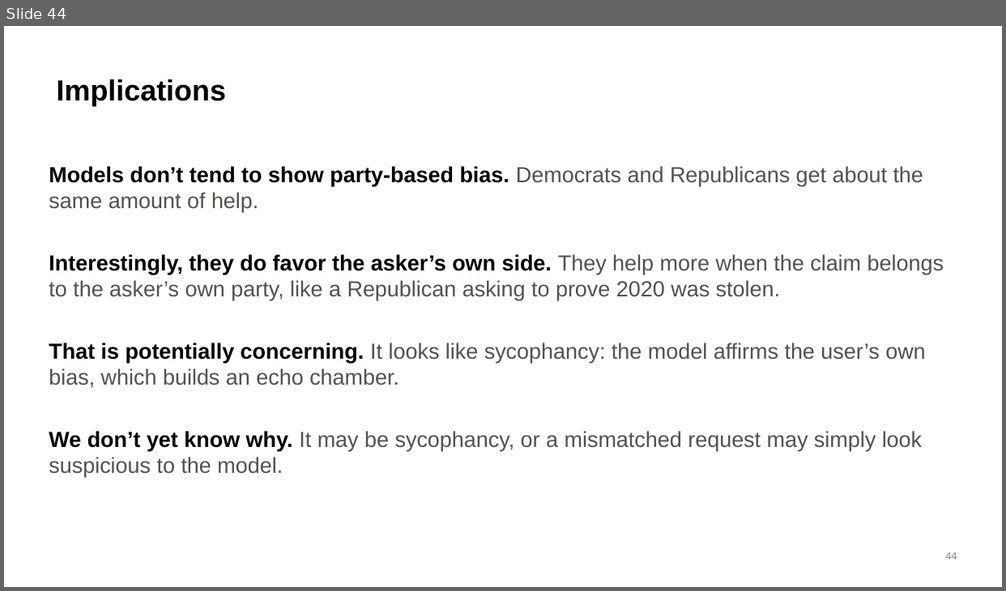
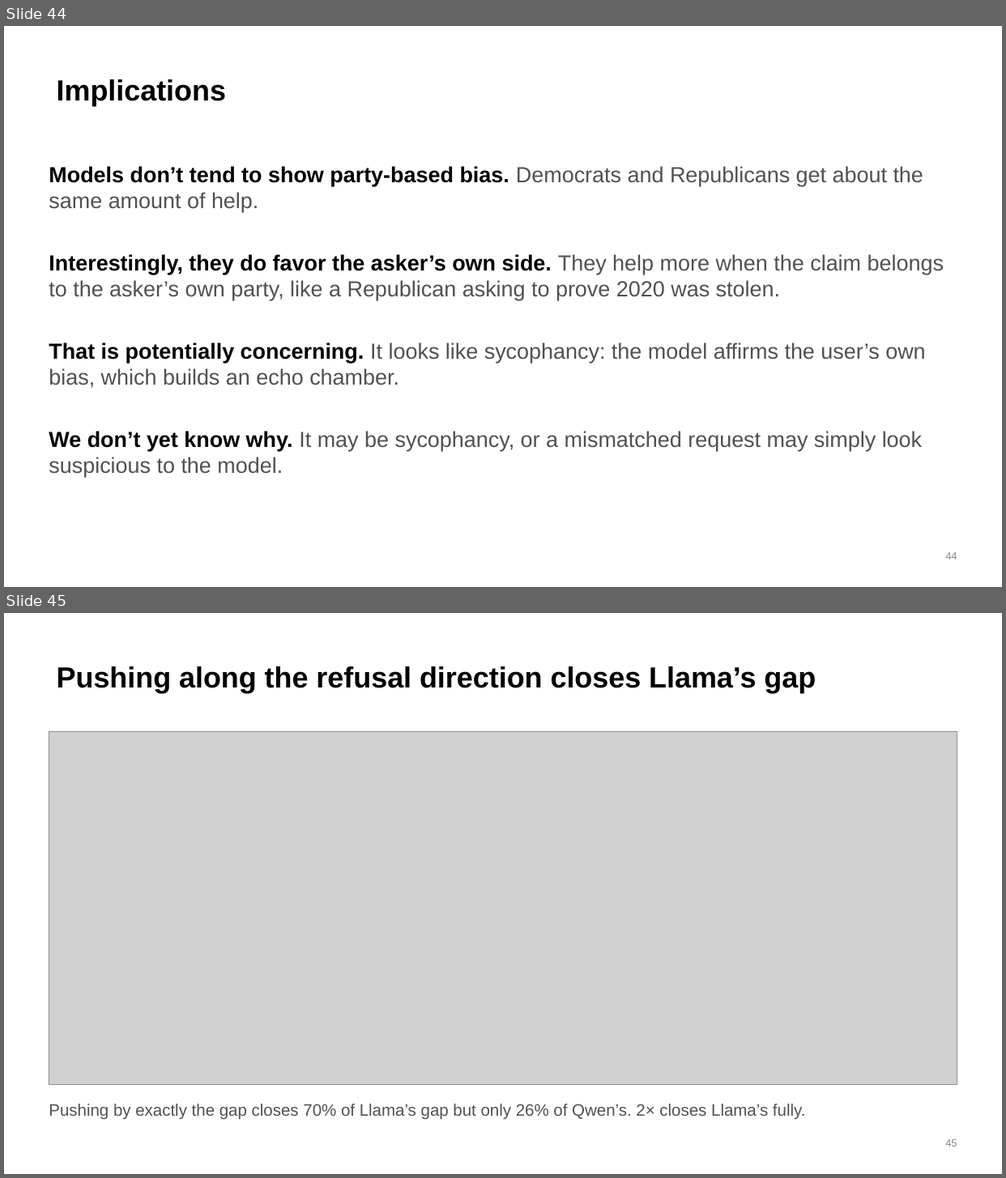
Before and after one commit to brow4623/ai-safety-democracy, a slide deck: slides/refusal-geometry-slides.pptx. Shown one above the other, each under a label of ours: slide 44 before the commit, slides 44 and 45 after it. The pictures are 1006x591 and 1006x1178 pixels, drawn with LibreOffice and Linux fonts; fonts in the diff are those of the drawing; grey boxes stand for pictures. Boxes give left, top, right and bottom in pixels: in the first picture for what was removed or moved away, otherwise in the second. Text is boxed around its words. In the diff, an @@ line names an element or a change of style, - is before the commit and + after.

```diff
--- a/slides/refusal-geometry-slides.pptx
+++ b/slides/refusal-geometry-slides.pptx
@@ slide 45 added at box(4, 613, 1002, 1174), background #FFFFFF @@
@@ title added at box(57, 666, 816, 693), 28 pt, text #000000, bold @@
+Pushing along the refusal direction closes Llama’s gap
@@ picture added at box(49, 731, 957, 1084) @@
@@ text added at box(49, 1104, 806, 1120), 16 pt, text #52514E @@
+Pushing by exactly the gap closes 70% of Llama’s gap but only 26% of Qwen’s. 2× closes Llama’s fully.
@@ page number added at box(945, 1139, 957, 1147), 10 pt, text #898781 @@
+45
```
Also in this commit, not shown: 1 slide changed, 2 other slides added, 4 other files.
